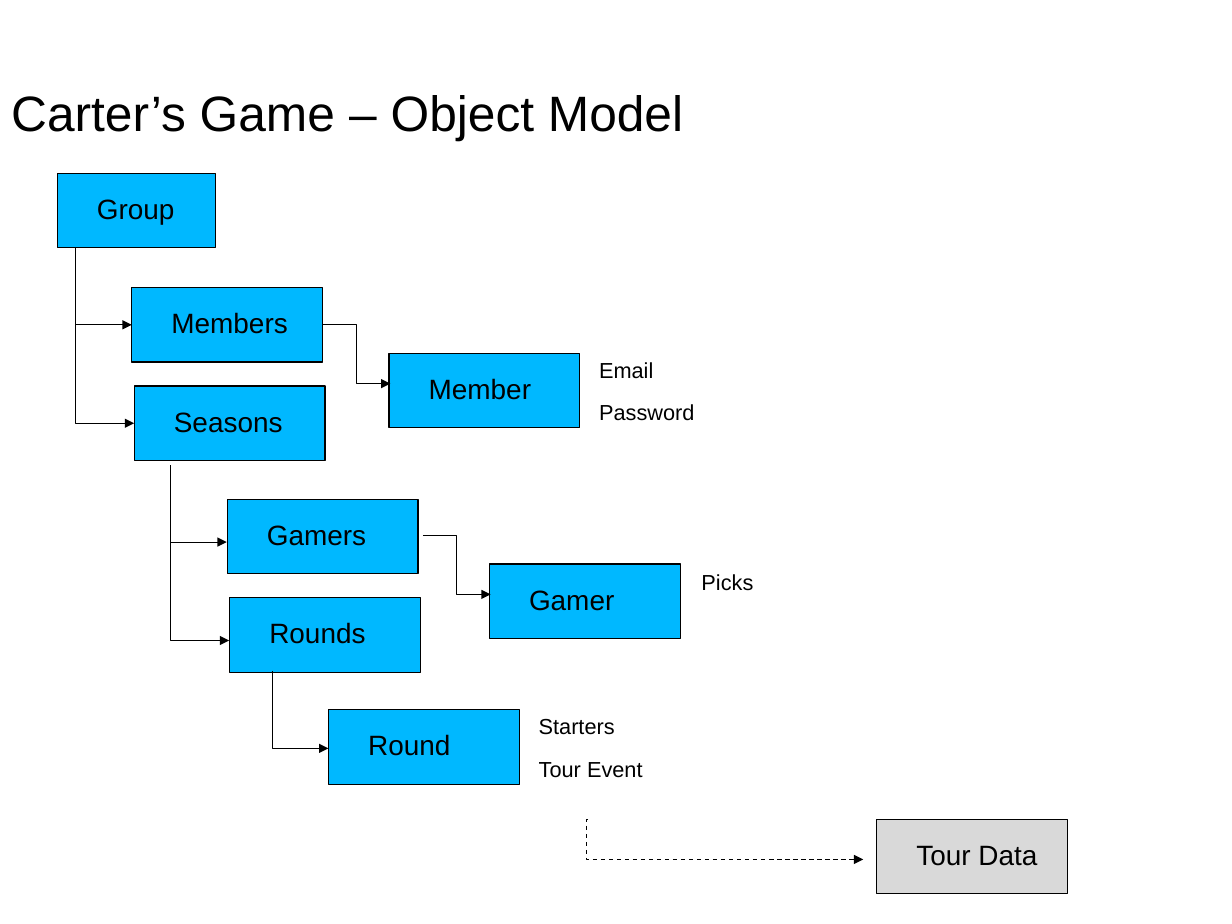
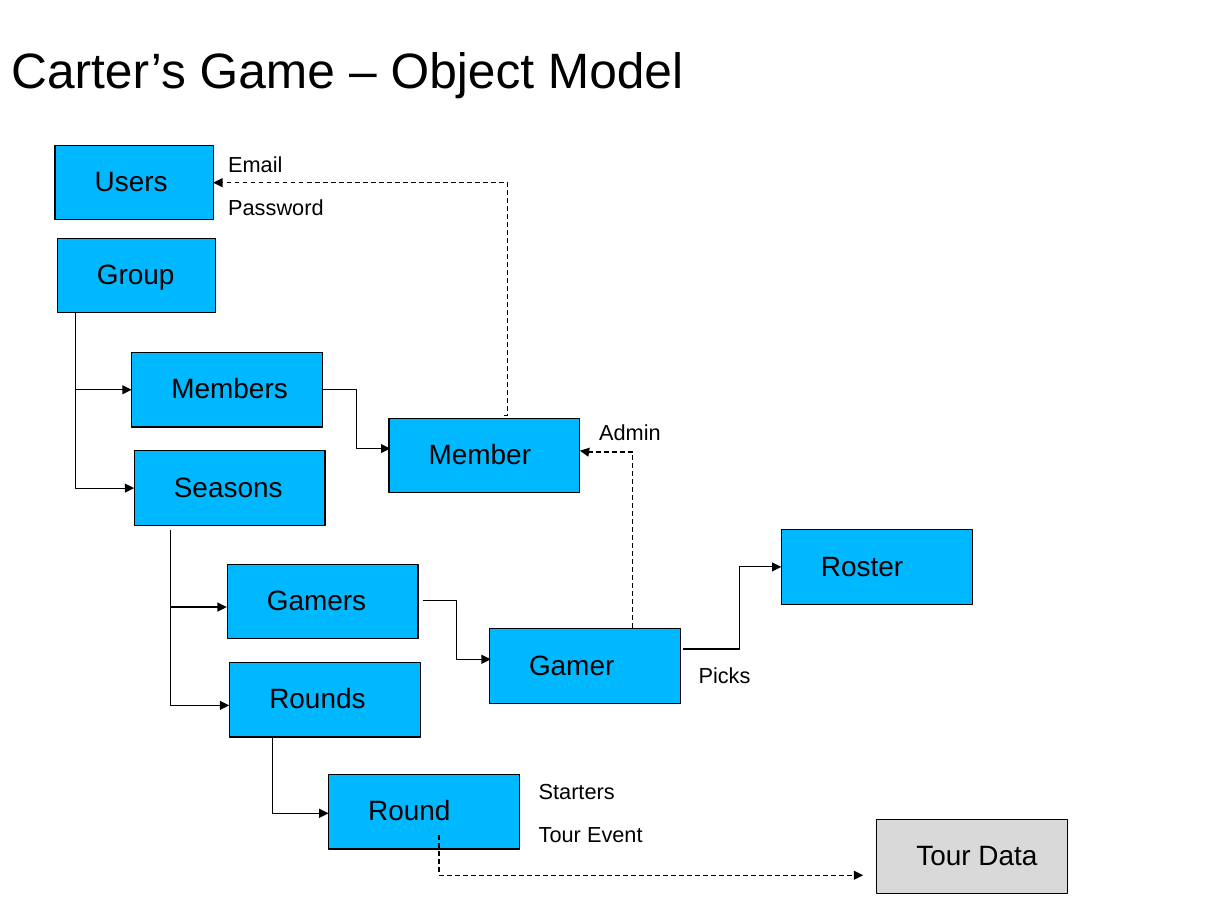
Before and after one commit to djboulia/tourdata, a slide deck: slide 2 of doc/Tourdata Overview 3-23-2018.pptx. Drawn at 1232x924 pixels with LibreOffice and Linux fonts; fonts in the diff are those of the drawing. Boxes give left, top, right and bottom in pixels: in the first picture for what was removed or moved away, otherwise in the second. Text is boxed around its words. In the diff, an @@ line names an element or a change of style, - is before the commit and + after.

Commit message:
implemented game api endpoint for fantasy scoring

```diff
--- a/doc/Tourdata Overview 3-23-2018.pptx
+++ b/doc/Tourdata Overview 3-23-2018.pptx
@@ title "Carter’s Game – Object Model" moved from (x1=11, y1=95, x2=683, y2=141) to (x1=11, y1=52, x2=683, y2=97) @@
@@ rectangle added at (x1=55, y1=145, x2=214, y2=220), fill #00B8FF, outline #000000 0.75 pt @@
@@ text "Email" moved from (x1=599, y1=362, x2=653, y2=378) to (x1=228, y1=156, x2=282, y2=172) @@
@@ text added at (x1=95, y1=171, x2=168, y2=192), 18 pt, text #000000 @@
+Users
@@ elbow arrow added from (504, 416) to (214, 182), #000000 0.75 pt dashed @@
@@ text "Password" moved from (x1=599, y1=404, x2=695, y2=421) to (x1=228, y1=199, x2=324, y2=216) @@
@@ 10 texts, 8 rectangles, 7 elbow arrows moved together from (x1=57, y1=173, x2=681, y2=785) to (x1=57, y1=238, x2=681, y2=850) @@
@@ text added at (x1=599, y1=424, x2=661, y2=441), 14 pt, text #000000 @@
+Admin
@@ elbow arrow added from (633, 628) to (580, 451), #000000 0.75 pt dashed @@
@@ rectangle added at (x1=781, y1=530, x2=973, y2=605), fill #00B8FF, outline #000000 0.75 pt @@
@@ elbow arrow added from (684, 650) to (781, 567), #000000 0.75 pt @@
@@ text added at (x1=821, y1=556, x2=903, y2=577), 18 pt, text #000000 @@
+Roster
@@ text "Picks" moved from (x1=701, y1=574, x2=753, y2=591) to (x1=699, y1=667, x2=751, y2=684) @@
@@ elbow arrow moved from (588, 819) - (863, 860) to (439, 835) - (863, 875) @@
```
Also in this commit, not shown: 9 other files.
